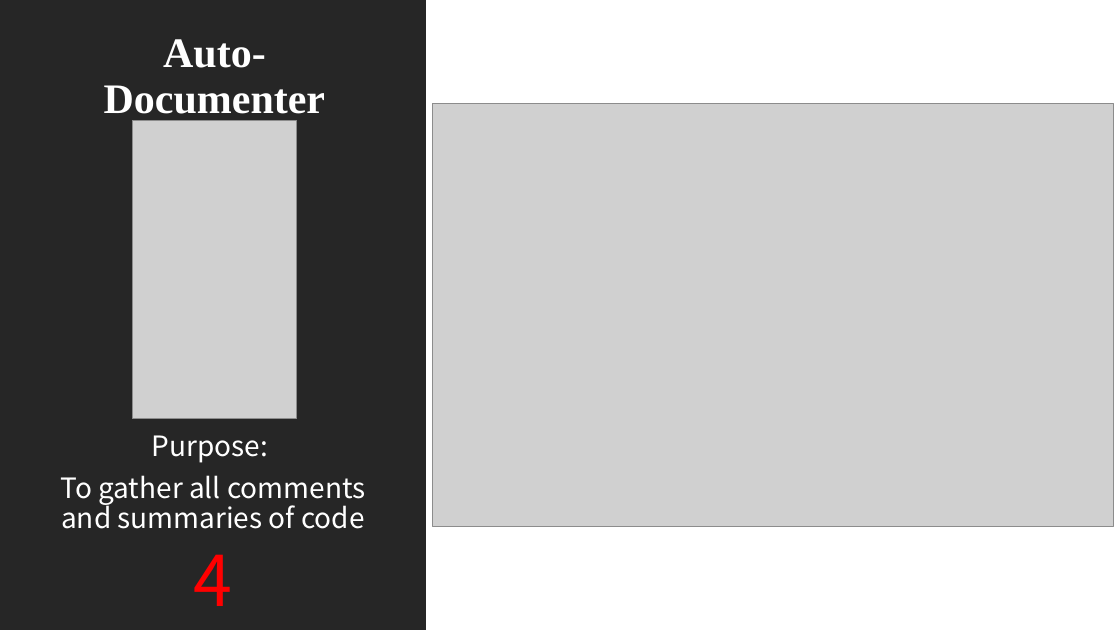
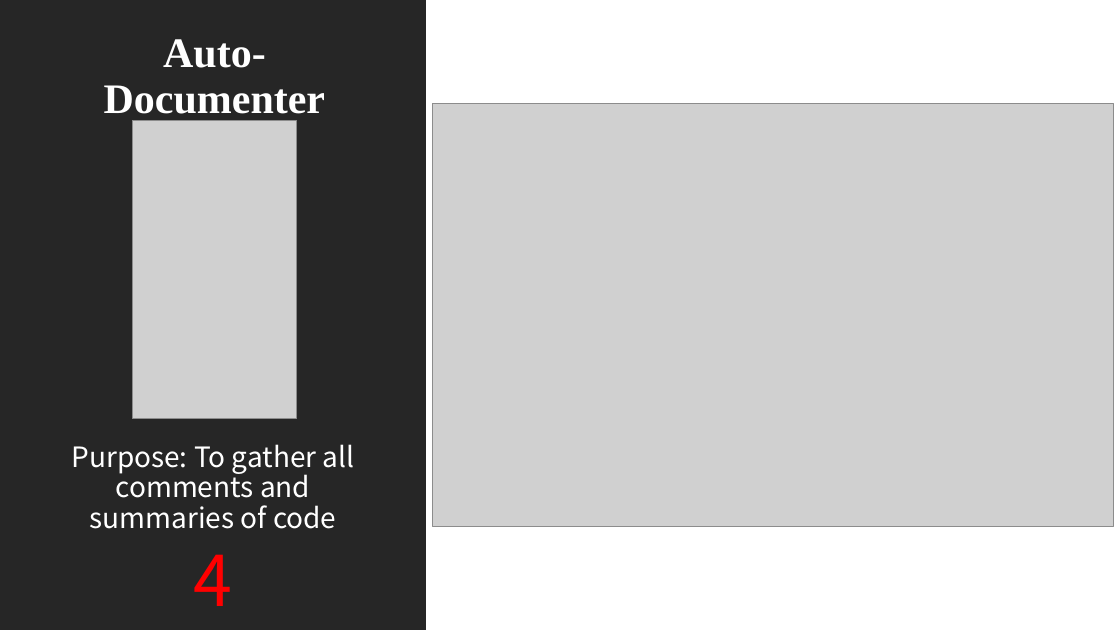
Before and after one commit to Computer-Girl/3308Project, a slide deck: slide 11 of LetsGo.pptx (slide 10 before the commit). Drawn at 1120x630 pixels with LibreOffice and Linux fonts; fonts in the diff are those of the drawing; grey boxes stand for pictures. Boxes give left, top, right and bottom in pixels: in the first picture for what was removed or moved away, otherwise in the second. Text is boxed around its words. In the diff, an @@ line names an element or a change of style, - is before the commit and + after.

```diff
--- a/LetsGo.pptx
+++ b/LetsGo.pptx
@@ text "Purpose: To gather all comments ...": place and size @@
-text "Purpose: To gather all comments ..." at [60,435,365,606]
+text "Purpose: To gather all comments ..." at [71,444,355,606]
@@ text at [71,444,355,529]: text changed @@
-Purpose:
-To gather all comments and summaries of code
+Purpose: To gather all comments and summaries of code
```
Also in this commit, not shown: 4 other slides changed, 1 slide added.
